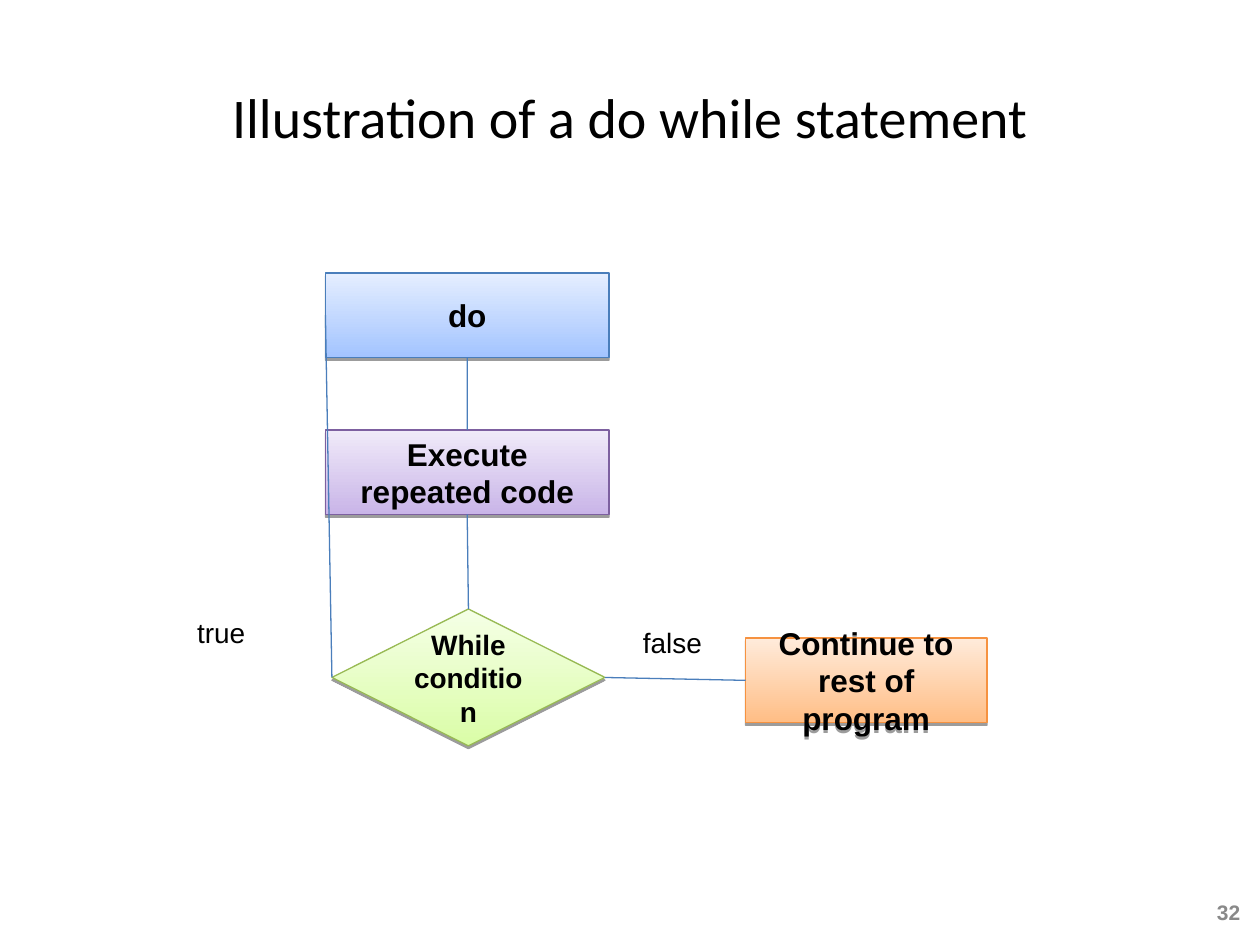
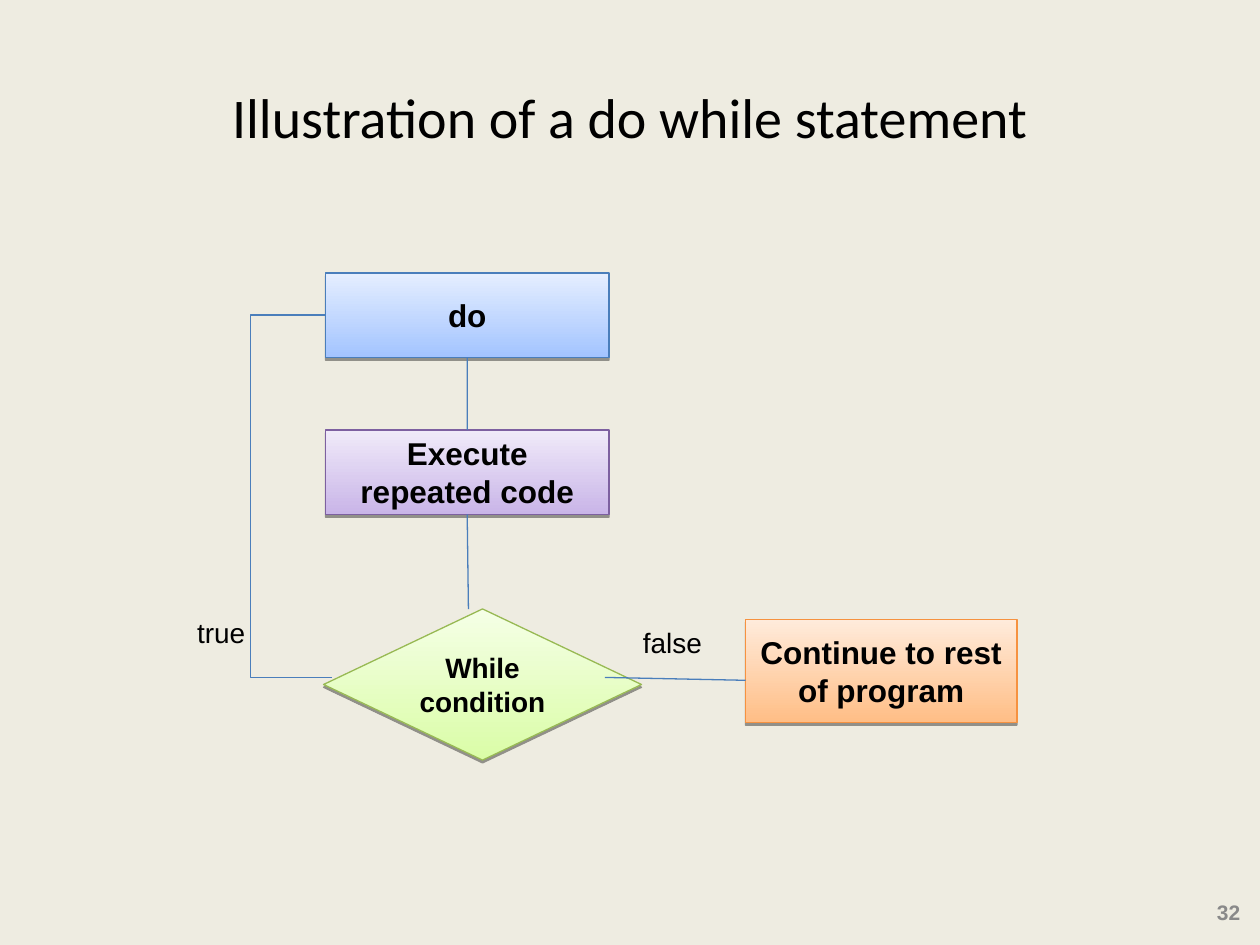
Before and after one commit to ShekharGlobal/Corporate, a slide deck: slide 32 of Core Java/28th October 2024/Java_Statements.ppt. Drawn at 1260x945 pixels with LibreOffice and Linux fonts; fonts in the diff are those of the drawing. Boxes give left, top, right and bottom in pixels: in the first picture for what was removed or moved away, otherwise in the second. Text is boxed around its words. In the diff, an @@ line names an element or a change of style, - is before the commit and + after.

```diff
--- a/Core Java/28th October 2024/Java_Statements.ppt
+++ b/Core Java/28th October 2024/Java_Statements.ppt
@@ background #FFFFFF to #EEECE1 @@
@@ elbow line added from (331, 678) to (325, 315), #4A7EBB 0.74 pt @@
@@ line removed from (331, 678) to (325, 315) @@
@@ diamond "While condition": place and size @@
-diamond "While condition" at [331,609,605,746]
+diamond "While condition" at [324,609,641,760]
@@ rectangle "Continue to rest of program": place and size @@
-rectangle "Continue to rest of program" at [746,638,988,722]
+rectangle "Continue to rest of program" at [746,620,1017,723]
```
Also in this commit, not shown: 46 other slides changed, 3 other files.
